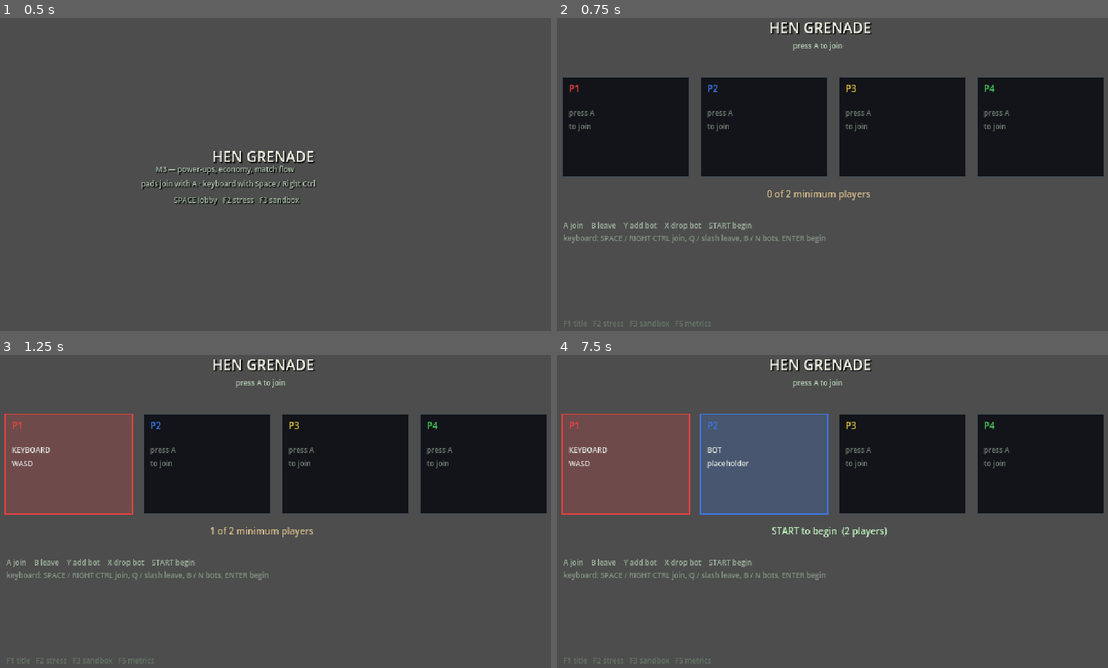
Above: before the commit, frames 1-4 (two rows, left to right).
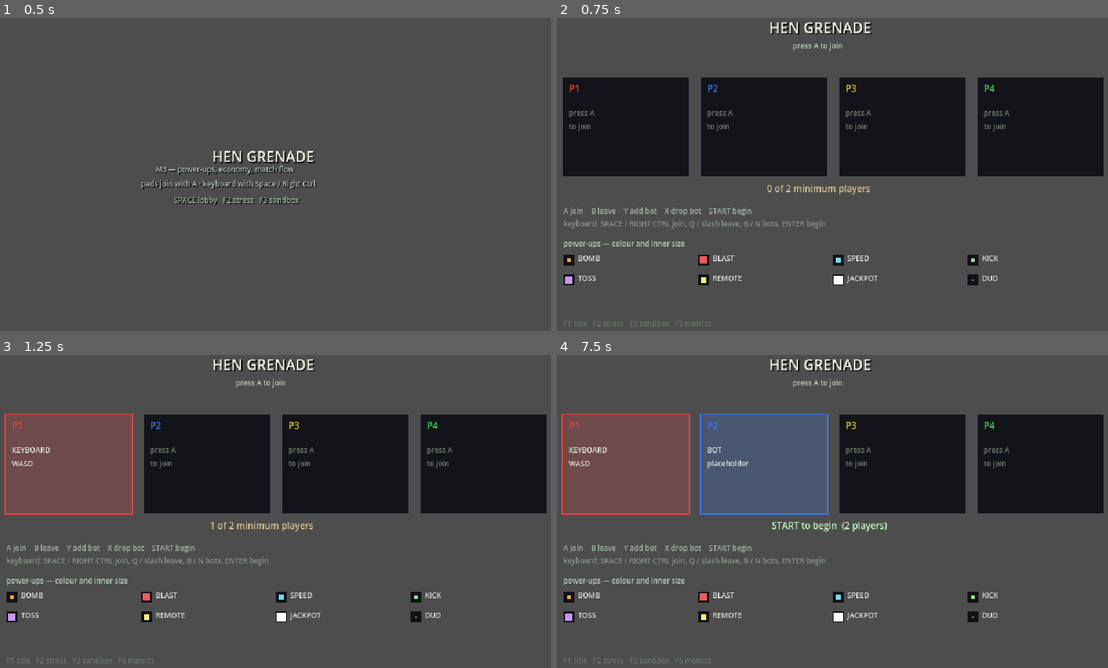
Above: after the commit, the same moments.

Repository: wunderbytes/hen-grenade
Game: Godot game, scene res://src/app/main.tscn
Same seed, same stepped clock (60 frames per second), same inputs: the game is played once before the commit and once after it.
Inputs:
- Up to frame 1 (0.5 s): no input
- Up to frame 2 (0.75 s): tap Enter at 0.5 s; hold D from 0.53 s (still down); hold Enter from 0.53 s (still down)
- Up to frame 3 (1.25 s): keep holding D; keep holding Enter; tap Space at 0.77 s
- Up to frame 4 (7.5 s): tap A every 0.75 s from 1.25 to 3.5 s; release D at 1.28 s; release Enter at 1.28 s; hold Down 1.28-2.03 s; tap R at 1.35 s; tap Space at 1.52, 3.02, 3.77, 4.52, 6.02, 6.77 s; hold D 2.03-2.78 s; tap V at 2.1 s; hold Up 2.78-3.53 s; tap P at 2.85 s; hold A 3.53-5.03 s; tap E at 3.6 s; tap H at 4.35 s; hold Down 5.03-5.78 s; tap K at 5.1 s; hold D 5.78-6.53 s; tap Keypad Enter at 5.85 s; hold Up 6.53-7.28 s; hold Backspace 6.53-7.28 s; hold D from 7.28 s (still down); tap B at 7.35 s

Frame 1 is identical in both runs. In frame 2, 2.6% of the frame differs, in the area x 1-81%, y 52-86%; in frame 3, 2.6%; in frame 4, 2.7%.

Commit message:
M3 refinements: no crate re-gen, fewer crates, powerup legend

Diff:
--- a/data/arenas/default.tres
+++ b/data/arenas/default.tres
@@ -6,6 +6,6 @@
 script = ExtResource("1_arena")
 grid_w = 25
 grid_h = 15
-crate_permille = 700
+crate_permille = 600
 spawn_tiles = Array[Vector2i]([Vector2i(1, 1), Vector2i(23, 1), Vector2i(1, 13), Vector2i(23, 13)])
 respawn_tiles = Array[Vector2i]([Vector2i(1, 1), Vector2i(12, 1), Vector2i(23, 1), Vector2i(1, 7), Vector2i(12, 7), Vector2i(23, 7), Vector2i(1, 13), Vector2i(12, 13), Vector2i(23, 13)])
--- a/data/balance/default.tres
+++ b/data/balance/default.tres
@@ -19,7 +19,7 @@
 curse_ticks = 480
 kit_loss_permille = 500
 scatter_radius = 4
-crate_regen_ticks = 1200
+crate_regen_ticks = 0
 crate_regen_wave = 6
 crate_cap_permille = 450
 min_escape_tiles = 3
--- a/src/ui/lobby_scene.gd
+++ b/src/ui/lobby_scene.gd
@@ -48,12 +48,18 @@
 		_cards_header.append(_add_label(origin + Vector2(8, 6), 10, C.PLAYER_COLORS[i], false))
 		_cards_body.append(_add_label(origin + Vector2(8, 34), 8, Color(0.86, 0.88, 0.86), false))
 
-	_status = _add_label(Vector2(C.VIEW_W / 2.0 - 80, 202), 10, Color(0.95, 0.95, 0.9), false)
+	_status = _add_label(Vector2(C.VIEW_W / 2.0 - 80, 196), 10, Color(0.95, 0.95, 0.9), false)
 
-	var pad_help: Label = _add_label(Vector2(24, 238), 8, Color(0.62, 0.70, 0.62), false)
+	var pad_help: Label = _add_label(Vector2(24, 222), 8, Color(0.62, 0.70, 0.62), false)
 	pad_help.text = "A join    B leave    Y add bot    X drop bot    START begin"
-	var kb_help: Label = _add_label(Vector2(24, 252), 8, Color(0.52, 0.58, 0.52), false)
+	var kb_help: Label = _add_label(Vector2(24, 236), 8, Color(0.52, 0.58, 0.52), false)
 	kb_help.text = "keyboard: SPACE / RIGHT CTRL join, Q / slash leave, B / N bots, ENTER begin"
+
+	var legend: PowerupLegend = PowerupLegend.new()
+	legend.compact = false
+	legend.position = Vector2(24, 258)
+	add_child(legend)
+
 	var dev_help: Label = _add_label(Vector2(24, C.VIEW_H - 14), 8, Color(0.40, 0.46, 0.40), false)
 	dev_help.text = "F1 title   F2 stress   F3 sandbox   F5 metrics"
 
--- /dev/null
+++ b/src/ui/powerup_legend.gd
@@ -0,0 +1,138 @@
+class_name PowerupLegend
+extends Node2D
+## Colour-and-size key for pickups, matching the board art in PickupArt.
+##
+## Compact mode (in-game HUD) is one justified row spanning `span_w`, and it is
+## still a single Label plus two batched rect passes — one extra text draw, not
+## eight. The spacing is done by padding that one string with spaces, because
+## eight positioned Labels would be eight draw calls against a budget of twenty
+## (Appendix A.11).
+##
+## Roomy mode (lobby) has the room for a heading and a Label per name.
+
+var compact: bool = true
+## Width the row is spread across. Only compact mode uses it.
+var span_w: float = float(C.VIEW_W)
+
+const FONT_SIZE: int = 8
+## Between an icon and the name it belongs to.
+const ICON_GAP: float = 3.0
+## Padding spaces one entry may spend before giving up.
+const MAX_PAD: int = 200
+## Never let two entries touch, however narrow the span gets.
+const MIN_GAP: float = 6.0
+
+var _names: Label = null
+## Compact icon centres, resolved from the padded string so every icon sits
+## against its own name rather than at a nominal grid position.
+var _compact_icons: PackedFloat32Array = PackedFloat32Array()
+
+func _ready() -> void:
+	if compact:
+		_names = _make_label(Vector2.ZERO, Color(0.82, 0.86, 0.82))
+		_names.text = _build_compact_row()
+	else:
+		var heading: Label = _make_label(Vector2(0, 0), Color(0.70, 0.80, 0.70))
+		heading.text = "power-ups — colour and inner size"
+		for i in range(PickupArt.KINDS.size()):
+			var name: Label = _make_label(_roomy_name_pos(i), Color(0.86, 0.88, 0.86))
+			name.text = Powerup.short_name(PickupArt.KINDS[i])
+	queue_redraw()
+
+func _draw() -> void:
+	# Shells, then cores, so Godot batches each pass (same as EntityView).
+	var centres: Array[Vector2] = []
+	for i in range(PickupArt.KINDS.size()):
+		centres.append(_icon_centre(i))
+	for c in centres:
+		draw_rect(Rect2(c.x - PickupArt.HALF, c.y - PickupArt.HALF, PickupArt.HALF * 2.0, PickupArt.HALF * 2.0), PickupArt.SHELL, true)
+	for i in range(centres.size()):
+		var c: Vector2 = centres[i]
+		var kind: int = PickupArt.KINDS[i]
+		var inner: float = PickupArt.INNER[kind]
+		draw_rect(Rect2(c.x - inner, c.y - inner, inner * 2.0, inner * 2.0), PickupArt.COLORS[kind], true)
+
+## Builds the single compact string and records where each icon lands.
+##
+## The row is **justified**, not columned: the slack left over after the eight
+## icon-and-name pairs is split equally between them, so the first is flush left,
+## the last is flush right, and every gap is the same. Equal-width columns look
+## wrong here because the names are not equal-width — DUD would leave a hole at
+## the end of the row that JACKPOT does not.
+func _build_compact_row() -> String:
+	var count: int = PickupArt.KINDS.size()
+	var gap: float = _even_gap(count)
+	var text: String = _layout_row(gap)
+	# One correction pass. Space padding quantises every entry's start, so the
+	# row ends a dozen pixels short of `span_w`; feeding that error back through
+	# the gap puts the last entry on the right edge instead of well inside it.
+	# The target is one space short of the span, because the same quantisation
+	# that made the first pass fall short can make the corrected one overshoot,
+	# and overshooting runs the last name off the screen. A further pass would
+	# buy nothing: the residue is one space wide.
+	var drift: float = _measure(text) - (span_w - _measure(" "))
+	if absf(drift) > 1.0:
+		text = _layout_row(maxf(MIN_GAP, gap - drift / float(maxi(1, count - 1))))
+	return text
+
+func _layout_row(gap: float) -> String:
+	var text: String = ""
+	var x: float = 0.0
+	_compact_icons.clear()
+	for i in range(PickupArt.KINDS.size()):
+		# Space padding quantises a start to whole spaces, so a name can sit a
+		# pixel or two right of where it was asked for. The icon is then placed
+		# from the measured text rather than the intended x, which keeps each
+		# pair tight — the mismatch a reader would actually notice.
+		var name_x: float = x + PickupArt.HALF * 2.0 + ICON_GAP
+		# Bounded: a font that measured a space as zero would otherwise hang the
+		# HUD, and a wrong-looking legend beats a frozen game.
+		var pad: int = 0
+		while _measure(text) < name_x and pad < MAX_PAD:
+			text += " "
+			pad += 1
+		_compact_icons.append(_measure(text) - ICON_GAP - PickupArt.HALF)
+		text += Powerup.short_name(PickupArt.KINDS[i])
+		x = _measure(text) + gap
+	return text
+
+## Slack per gap: what is left of the span once the eight pairs have had their
+## pixels, divided between the seven gaps.
+func _even_gap(count: int) -> float:
+	var content: float = 0.0
+	for kind in PickupArt.KINDS:
+		content += PickupArt.HALF * 2.0 + ICON_GAP + _measure(Powerup.short_name(kind))
+	return maxf(MIN_GAP, (span_w - content) / float(maxi(1, count - 1)))
+
+func _icon_centre(i: int) -> Vector2:
+	if compact:
+		if i >= _compact_icons.size():
+			return Vector2.ZERO
+		# Centred on the text line, which is one font size tall.
+		return Vector2(_compact_icons[i], PickupArt.HALF)
+	return _roomy_icon_pos(i) + Vector2(PickupArt.HALF, PickupArt.HALF)
+
+func _measure(text: String) -> float:
+	if _names == null:
+		return float(text.length() * 5)
+	var font: Font = _names.get_theme_font("font")
+	if font == null:
+		return float(text.length() * 5)
+	return font.get_string_size(text, 0, -1, FONT_SIZE).x
+
+func _roomy_icon_pos(i: int) -> Vector2:
+	var col: int = i % 4
+	var row: int = i / 4
+	return Vector2(col * 148.0, 18.0 + row * 22.0)
+
+func _roomy_name_pos(i: int) -> Vector2:
+	return _roomy_icon_pos(i) + Vector2(PickupArt.HALF * 2.0 + 4.0, -2.0)
+
+func _make_label(pos: Vector2, color: Color) -> Label:
+	var label: Label = Label.new()
+	label.position = pos
+	label.vertical_alignment = 0
+	label.add_theme_font_size_override("font_size", FONT_SIZE)
+	label.add_theme_color_override("font_color", color)
+	add_child(label)
+	return label
--- a/src/view/entity_view.gd
+++ b/src/view/entity_view.gd
@@ -23,26 +23,8 @@
 const FLAME_EDGE: Color = Color8(255, 128, 40)
 const BOMB_COLOR: Color = Color8(24, 24, 28)
 
-## Pickup colours, indexed by Powerup.Kind (so index 0 is unused). Programmer art
-## again, and the constraint is the readability pillar rather than beauty: with a
-## 20 px tile and no sprites, **hue plus inner-shape size** is all the
-## distinguishing information there is, so no two kinds share both.
-const PICKUP_COLORS: Array[Color] = [
-	Color8(0, 0, 0),          # NONE, never drawn
-	Color8(250, 170, 60),     # BOMB     orange
-	Color8(240, 90, 90),      # BLAST    red
-	Color8(110, 220, 250),    # SPEED    cyan
-	Color8(140, 230, 130),    # KICK     green
-	Color8(200, 150, 250),    # TOSS     violet
-	Color8(250, 240, 110),    # REMOTE   yellow
-	Color8(255, 255, 255),    # JACKPOT  white
-	Color8(120, 100, 110),    # DUD      grey — the one that should not look nice
-]
-## Inner-square half-size per kind, so the eight drops differ in silhouette and
-## not only in hue (accessibility, game design §8).
-const PICKUP_INNER: Array[float] = [0.0, 2.0, 4.0, 3.0, 2.0, 4.0, 3.0, 5.0, 1.0]
-const PICKUP_HALF: float = 6.0
-const PICKUP_SHELL: Color = Color8(18, 18, 22)
+## Pickup look is PickupArt, shared with the lobby/HUD legend so a retune here
+## cannot leave the key describing a different shape.
 
 ## Spawn protection blinks at this period, in ticks. 8 on / 8 off is fast enough
 ## to read as "protected" without being a strobe.
@@ -142,11 +124,11 @@
 		return
 	for t in tiles:
 		var c: Vector2 = _tile_px(t)
-		draw_rect(Rect2(c.x - PICKUP_HALF, c.y - PICKUP_HALF, PICKUP_HALF * 2.0, PICKUP_HALF * 2.0), PICKUP_SHELL, true)
+		draw_rect(Rect2(c.x - PickupArt.HALF, c.y - PickupArt.HALF, PickupArt.HALF * 2.0, PickupArt.HALF * 2.0), PickupArt.SHELL, true)
 	for i in range(tiles.size()):
 		var c: Vector2 = _tile_px(tiles[i])
-		var half: float = PICKUP_INNER[kinds[i]]
-		draw_rect(Rect2(c.x - half, c.y - half, half * 2.0, half * 2.0), PICKUP_COLORS[kinds[i]], true)
+		var half: float = PickupArt.INNER[kinds[i]]
+		draw_rect(Rect2(c.x - half, c.y - half, half * 2.0, half * 2.0), PickupArt.COLORS[kinds[i]], true)
 
 func _collect_flames(out_rects: Array[Rect2], out_ages: PackedFloat32Array) -> void:
 	var arena: Arena = state.arena
--- a/src/view/hud_view.gd
+++ b/src/view/hud_view.gd
@@ -50,6 +50,14 @@
 	_clock = _make_label(Vector2(C.VIEW_W / 2.0 - 22, 6), CLOCK_FONT_SIZE, Color(0.95, 0.95, 0.9), true)
 	_hint = _make_label(Vector2(4, C.VIEW_H - 12), FONT_SIZE, Color(0.55, 0.62, 0.55), false)
 	_hint.text = "ESC pause  F1 title  F3 sandbox  F5 metrics"
+
+	var legend: PowerupLegend = PowerupLegend.new()
+	legend.compact = true
+	# Its own line in the bottom band, above the hint and clear of the arena,
+	# spread across the full viewport rather than bunched over the middle.
+	legend.span_w = C.VIEW_W - 8
+	legend.position = Vector2(4, C.VIEW_H - 26)
+	add_child(legend)
 
 ## `record` may be null — the dev scenes and an early frame have a round without
 ## a match around it — in which case the tally line is simply left off.
--- /dev/null
+++ b/src/view/pickup_art.gd
@@ -0,0 +1,32 @@
+class_name PickupArt
+## Shared programmer-art for pickups: hue plus inner-square size.
+## EntityView and the power-up legend both draw from here so they cannot drift.
+
+## Indexed by Powerup.Kind (index 0 is unused). No two kinds share both colour
+## and inner size, which is the whole distinguishing vocabulary at 20 px.
+const COLORS: Array[Color] = [
+	Color8(0, 0, 0),          # NONE
+	Color8(250, 170, 60),     # BOMB     orange
+	Color8(240, 90, 90),      # BLAST    red
+	Color8(110, 220, 250),    # SPEED    cyan
+	Color8(140, 230, 130),    # KICK     green
+	Color8(200, 150, 250),    # TOSS     violet
+	Color8(250, 240, 110),    # REMOTE   yellow
+	Color8(255, 255, 255),    # JACKPOT  white
+	Color8(120, 100, 110),    # DUD      grey
+]
+const INNER: Array[float] = [0.0, 2.0, 4.0, 3.0, 2.0, 4.0, 3.0, 5.0, 1.0]
+const HALF: float = 6.0
+const SHELL: Color = Color8(18, 18, 22)
+
+## The eight kinds that actually drop, in table order.
+const KINDS: Array[int] = [
+	Powerup.Kind.BOMB,
+	Powerup.Kind.BLAST,
+	Powerup.Kind.SPEED,
+	Powerup.Kind.KICK,
+	Powerup.Kind.TOSS,
+	Powerup.Kind.REMOTE,
+	Powerup.Kind.JACKPOT,
+	Powerup.Kind.DUD,
+]
Not shown, added: src/ui/powerup_legend.gd.uid
Not shown, added: src/view/pickup_art.gd.uid
